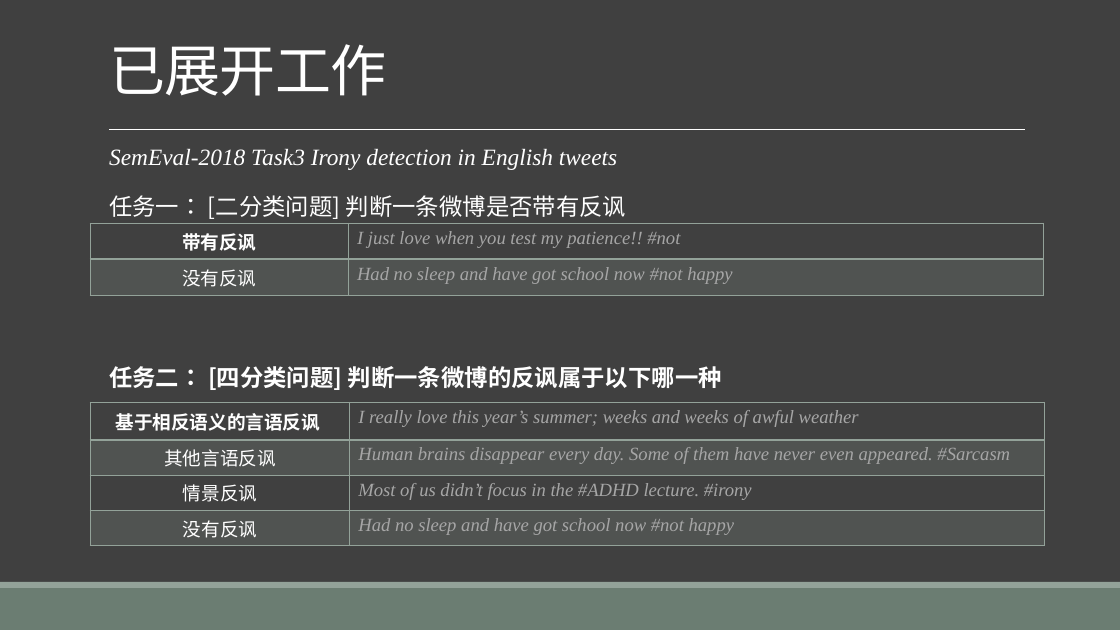
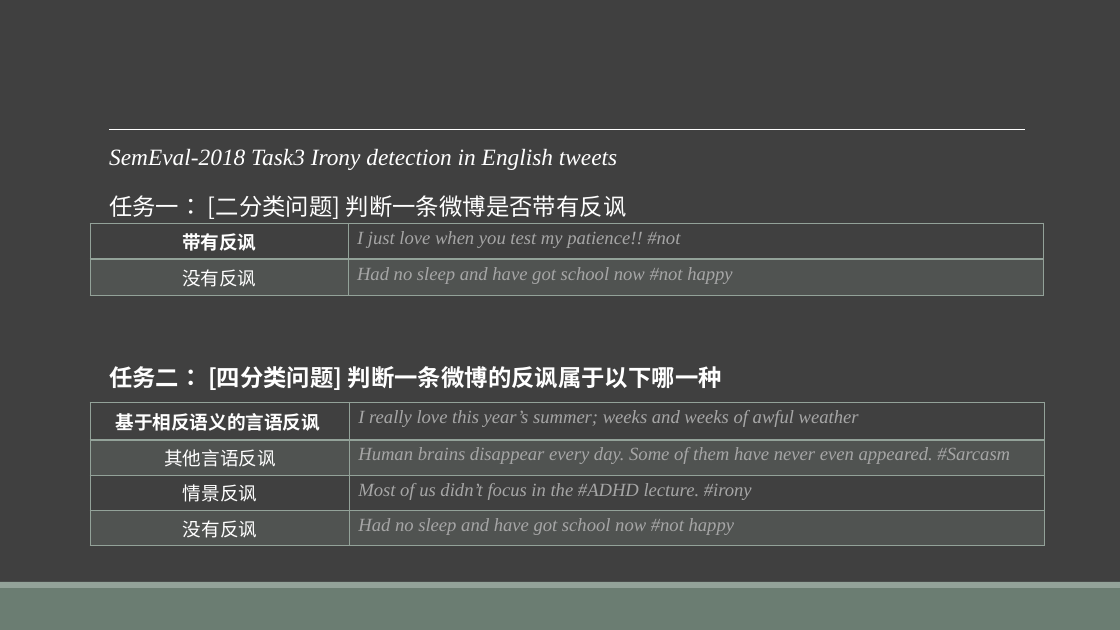
Before and after one commit to liangxh/grad2019, a slide deck: slide 17 of 计研163_梁锡豪_2016211014.pptx (slide 16 before the commit). Drawn at 1120x630 pixels with LibreOffice and Linux fonts; fonts in the diff are those of the drawing. Boxes give left, top, right and bottom in pixels: in the first picture for what was removed or moved away, otherwise in the second. Text is boxed around its words. In the diff, an @@ line names an element or a change of style, - is before the commit and + after.

```diff
--- a/计研163_梁锡豪_2016211014.pptx
+++ b/计研163_梁锡豪_2016211014.pptx
@@ title removed at [109,44,387,96] @@
-已展开工作
```
Also in this commit, not shown: 7 other slides changed, 2 slides added, 1 slide removed.
